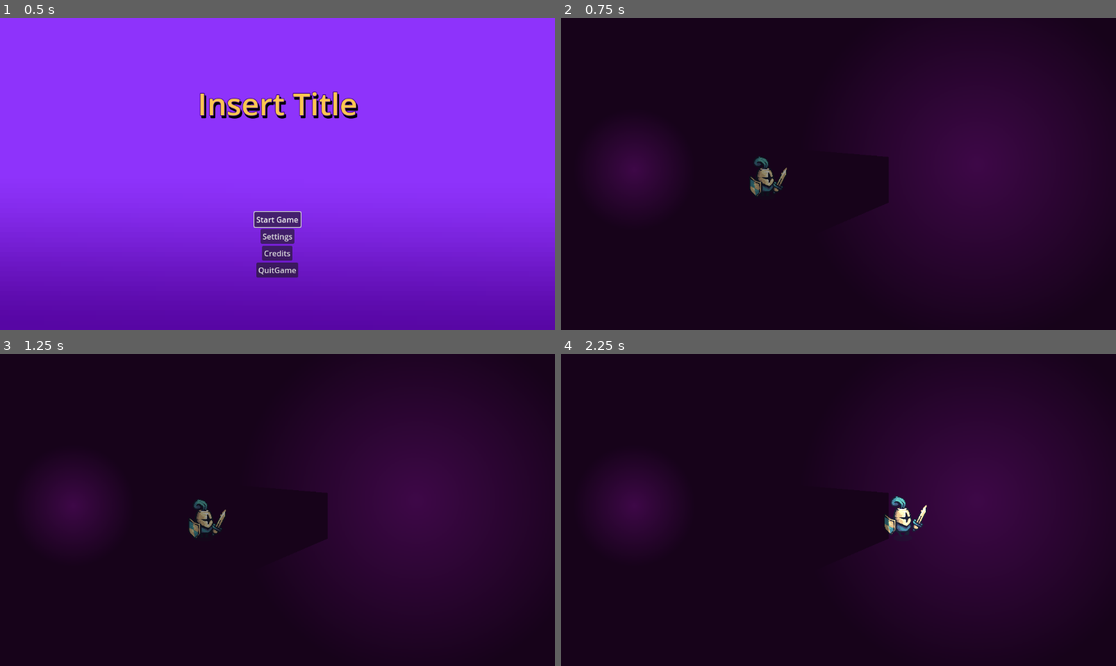
Above: before the commit, frames 1-4 (two rows, left to right).
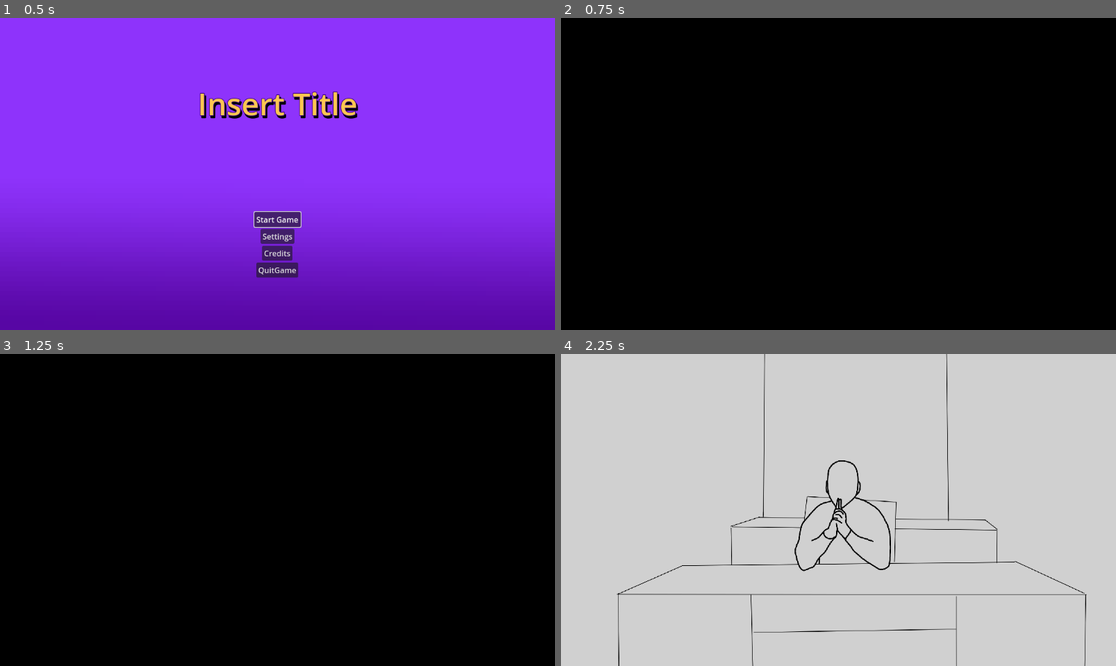
Above: after the commit, the same moments.

Repository: RaylockOblivion/PirateSoftwareJam
Game: Godot game, scene res://UI/MainMenu.tscn
Two runs of this game, one before a commit and one after it. Both use one fixed random seed, a clock stepped at 60 frames per second and the inputs below. This scene is started directly instead of the project's main scene.
Inputs (mouse positions are in pixels of both pictures, inside the frame that each line leads up to):
- Up to frame 1 (0.5 s): no input
- Up to frame 2 (0.75 s): click "Start Game" at 0.5 s
- Up to frame 3 (1.25 s): no input
- Up to frame 4 (2.25 s): tap Enter (ui_accept) at 1.25, 1.52 s; move the mouse to (960, 494) at 1.27 s; hold Right (ui_right) from 1.28 s (still down); click (960, 494) at 1.42 s; move the mouse to (727, 525) at 2.02 s; click (727, 525) at 2.17 s

Frame 1 is identical in both runs. In frame 2, 100% of the frame differs, in the area x 0-100%, y 0-100%; in frame 3, 100%; in frame 4, 100%.

Commit message:
Place holder working intro

Diff:
--- /dev/null
+++ b/Scripts/intro.gd
@@ -0,0 +1,48 @@
+extends Control
+class_name  Intro
+
+signal intro_finished
+
+@export var pages:Array[TextureRect]
+@onready var color_rect = $ColorRect
+@onready var tree = get_tree()
+@export var transition_time = .5
+var curr_page=0
+var prev_page=0
+var changingPage:bool = false
+
+func _ready():
+	tree.paused=true
+
+func _input(event):
+	if changingPage: return
+	if event is InputEventMouseButton and event.pressed:
+		turn_page((-2 * event.button_index)+3)
+
+func turn_page(offset:int):
+	curr_page=clamp(curr_page+offset,1,7)
+	var turn=create_tween()
+	if(curr_page==7):
+		changingPage=true
+		hide_page(turn,pages[prev_page-1])
+		turn.tween_callback(func():intro_finished.emit())
+		return
+	if curr_page!=prev_page:
+		changingPage=true
+		if prev_page!=0:
+			hide_page(turn,pages[prev_page-1])
+		show_page(turn,pages[curr_page-1])
+
+		turn.tween_callback(
+			func():
+				changingPage=false
+				prev_page=curr_page
+				)
+
+func show_page(tween:Tween,p:TextureRect):
+	p.show()
+	tween.tween_property(p,"modulate",Color(1,1,1,1),transition_time)
+
+func hide_page(tween:Tween,p:TextureRect):
+	tween.tween_property(p,"modulate",Color(1,1,1,0),transition_time)
+	tween.tween_callback(p.hide)
--- a/Scripts/main_menu_script.gd
+++ b/Scripts/main_menu_script.gd
@@ -1,6 +1,7 @@
 extends Control
 
 @export var game_scene:PackedScene
+@export var intro:PackedScene
 @onready var tree:SceneTree = get_tree()
 
 @export var transition_time:float = 0.5
@@ -11,6 +12,8 @@
 var current_menu
 var menu_stack :=[]
 var game_inst:Node
+var intro_inst:Node
+
 
 @onready var menu_main = $TitleContainer
 @onready var menu_settings = $SettingsContainer
@@ -60,13 +63,26 @@
 			return menu_main
 
 func _on_start_btn_pressed():
+	intro_inst = intro.instantiate()
+	intro_inst.intro_finished.connect(_on_intro_finished)
+	print(tree)
+	print(tree.root)
+	tree.root.add_child(intro_inst)
+	tree.root.move_child(intro_inst,0)
 	game_inst = game_scene.instantiate()
 	tree.root.add_child(game_inst)
+	tree.root.move_child(game_inst,0)
+	game_inst.hide()
 	bg_gradiant.set_modulate(Color(1,1,1,.5))
 	bg_gradiant.hide()
 	menu_main.hide()
 	menu_pause.in_game=true
 	current_menu=menu_pause
+
+func _on_intro_finished():
+	intro_inst.queue_free()
+	game_inst.show()
+	tree.paused=false
 
 func _on_settings_pressed():
 	print("signal reaching")
@@ -87,6 +103,8 @@
 func _on_pause_menu_pressed():
 	#Remove the game
 	game_inst.queue_free()
+	if is_instance_valid(intro_inst):
+		intro_inst.queue_free()
 	#Change Alpha of bg back to 1
 	bg_gradiant.set_modulate(Color(1,1,1,1))
 	menu_pause.in_game=false
--- /dev/null
+++ b/UI/Intro.tscn
@@ -0,0 +1,107 @@
+[gd_scene load_steps=8 format=3 uid="uid://badv43a3aab5s"]
+
+[ext_resource type="Texture2D" uid="uid://dk852tbnytcou" path="res://Assets/Intro/1.png" id="1_7mj23"]
+[ext_resource type="Script" path="res://Scripts/intro.gd" id="1_cx8gf"]
+[ext_resource type="Texture2D" uid="uid://duqq8cfaq0a7g" path="res://Assets/Intro/2.png" id="2_efyhs"]
+[ext_resource type="Texture2D" uid="uid://dhgqxa4v3vm3" path="res://Assets/Intro/3.png" id="3_nwfiu"]
+[ext_resource type="Texture2D" uid="uid://cv21unfuq82mo" path="res://Assets/Intro/4.png" id="4_no7h5"]
+[ext_resource type="Texture2D" uid="uid://b7o6n4hmdy7s0" path="res://Assets/Intro/5.png" id="5_402ww"]
+[ext_resource type="Texture2D" uid="uid://seybldr2khbt" path="res://Assets/Intro/6.png" id="6_8y6i8"]
+
+[node name="Intro" type="Control" node_paths=PackedStringArray("pages")]
+process_mode = 3
+layout_mode = 3
+anchors_preset = 15
+anchor_right = 1.0
+anchor_bottom = 1.0
+grow_horizontal = 2
+grow_vertical = 2
+script = ExtResource("1_cx8gf")
+pages = [NodePath("1"), NodePath("2"), NodePath("3"), NodePath("4"), NodePath("5"), NodePath("6")]
+transition_time = 1.0
+
+[node name="ColorRect" type="ColorRect" parent="."]
+layout_mode = 1
+anchors_preset = 15
+anchor_right = 1.0
+anchor_bottom = 1.0
+grow_horizontal = 2
+grow_vertical = 2
+color = Color(0, 0, 0, 1)
+
+[node name="1" type="TextureRect" parent="."]
+visible = false
+modulate = Color(1, 1, 1, 0)
+layout_mode = 1
+anchors_preset = 15
+anchor_right = 1.0
+anchor_bottom = 1.0
+grow_horizontal = 2
+grow_vertical = 2
+texture = ExtResource("1_7mj23")
+expand_mode = 3
+
+[node name="2" type="TextureRect" parent="."]
+visible = false
+modulate = Color(1, 1, 1, 0)
+layout_mode = 1
+anchors_preset = 15
+anchor_right = 1.0
+anchor_bottom = 1.0
+grow_horizontal = 2
+grow_vertical = 2
+texture = ExtResource("2_efyhs")
+expand_mode = 3
+metadata/_edit_use_anchors_ = true
+
+[node name="3" type="TextureRect" parent="."]
+visible = false
+modulate = Color(1, 1, 1, 0)
+layout_mode = 1
+anchors_preset = 15
+anchor_right = 1.0
+anchor_bottom = 1.0
+grow_horizontal = 2
+grow_vertical = 2
+texture = ExtResource("3_nwfiu")
+expand_mode = 3
+metadata/_edit_use_anchors_ = true
+
+[node name="4" type="TextureRect" parent="."]
+visible = false
+modulate = Color(1, 1, 1, 0)
+layout_mode = 1
+anchors_preset = 15
+anchor_right = 1.0
+anchor_bottom = 1.0
+grow_horizontal = 2
+grow_vertical = 2
+texture = ExtResource("4_no7h5")
+expand_mode = 3
+metadata/_edit_use_anchors_ = true
+
+[node name="5" type="TextureRect" parent="."]
+visible = false
+modulate = Color(1, 1, 1, 0)
+layout_mode = 1
+anchors_preset = 15
+anchor_right = 1.0
+anchor_bottom = 1.0
+grow_horizontal = 2
+grow_vertical = 2
+texture = ExtResource("5_402ww")
+expand_mode = 3
+metadata/_edit_use_anchors_ = true
+
+[node name="6" type="TextureRect" parent="."]
+visible = false
+modulate = Color(1, 1, 1, 0)
+layout_mode = 1
+anchors_preset = 15
+anchor_right = 1.0
+anchor_bottom = 1.0
+grow_horizontal = 2
+grow_vertical = 2
+texture = ExtResource("6_8y6i8")
+expand_mode = 3
+metadata/_edit_use_anchors_ = true
--- a/UI/MainMenu.tscn
+++ b/UI/MainMenu.tscn
@@ -1,8 +1,9 @@
-[gd_scene load_steps=8 format=3 uid="uid://cgx77dxwqkpgv"]
+[gd_scene load_steps=9 format=3 uid="uid://cgx77dxwqkpgv"]
 
 [ext_resource type="Script" path="res://Scripts/main_menu_script.gd" id="1_yj0jo"]
 [ext_resource type="PackedScene" uid="uid://cn5uyx74c6b3w" path="res://Scenes/main.tscn" id="2_a6htu"]
 [ext_resource type="Texture2D" uid="uid://k85ra5elukaj" path="res://Assets/GradiantBG.tres" id="3_73jhc"]
+[ext_resource type="PackedScene" uid="uid://badv43a3aab5s" path="res://UI/Intro.tscn" id="3_m244d"]
 [ext_resource type="PackedScene" uid="uid://b8q8e7gytwha8" path="res://UI/TitleScreen.tscn" id="4_qghl6"]
 [ext_resource type="PackedScene" uid="uid://bjledbeerblnq" path="res://UI/SettingsScreen.tscn" id="5_flhes"]
 [ext_resource type="PackedScene" uid="uid://cfkwn7gwo5l8i" path="res://UI/CreditsScreen.tscn" id="6_mvxtl"]
@@ -10,7 +11,6 @@
 
 [node name="MainMenu" type="Control"]
 process_mode = 3
-z_index = 1
 layout_mode = 3
 anchors_preset = 15
 anchor_right = 1.0
@@ -20,6 +20,7 @@
 focus_mode = 2
 script = ExtResource("1_yj0jo")
 game_scene = ExtResource("2_a6htu")
+intro = ExtResource("3_m244d")
 
 [node name="BgGradiant" type="TextureRect" parent="."]
 layout_mode = 1
Binary file added: Assets/Intro/1.png
Not shown, added: Assets/Intro/1.png.import
Binary file added: Assets/Intro/2.png
Not shown, added: Assets/Intro/2.png.import
Binary file added: Assets/Intro/3.png
Not shown, added: Assets/Intro/3.png.import
Binary file added: Assets/Intro/4.png
Not shown, added: Assets/Intro/4.png.import
Binary file added: Assets/Intro/5.png
Not shown, added: Assets/Intro/5.png.import
Binary file added: Assets/Intro/6.png
Not shown, added: Assets/Intro/6.png.import
(and 2 more such lines)
